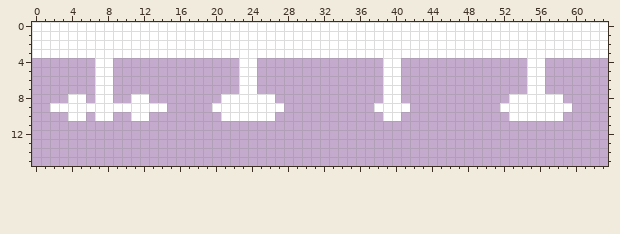
Edited in one commit: pixel-art sprite (graphics/platform.png). That is the earlier state.
The file is 64x16 pixels.
Once edited:
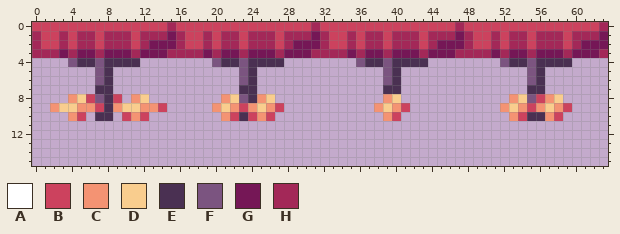
Palette (. is transparent): A #ffffff  B #cc425e  C #f49373  D #f9cd8e  E #4a3052  F #7b5480  G #751756  H #a32858
Changes in this commit:
Changed rows in their new state; - is an unchanged pixel.
first column x 0:
 0 BBBBBBBBBBBBBBBHBBBBBBBBBBBBBBBHBBBBBBBBBBBBBBBHBBBBBBBBBBBBBBBH
 1 HBBHBHHBHHHBHHHGHBBHBHHBHHHBHHHGHBBHBHHBHHHBHHHGHBBHBHHBHHHBHHHG
 2 HBBHBHHBHHHBHGGGHBBHBHHBHHHBHGGGHBBHBHHBHHHBHGGGHBBHBHHBHHHBHGGG
 3 HHHGHGGHGGGHGGGHHHHGHGGHGGGHGGGHHHHGHGGHGGGHGGGHHHHGHGGHGGGHGGGH
 4 ----FEEFEEEE--------FEEFEEEE--------FEEFEEEE--------FEEFEEEE----
 5 -------FE--------------FE--------------FE--------------FE-------
 6 -------FE--------------FE--------------FE--------------FE-------
 7 -------EE--------------EE--------------EE--------------EE-------
 8 ----CDBFEB-CD--------CDFECD------------CD------------CDFBCD-----
 9 --CDDCCBECDDCCB-----CDCBCDCB----------CDCB----------CDCBCDCB----
10 ----CB-EE-BCB--------CBEBCB------------CB------------CBEECB-----
Pixel boxes of the changes (left, top, right, bottom) in both pictures:
changed: (32, 22, 608, 121)
